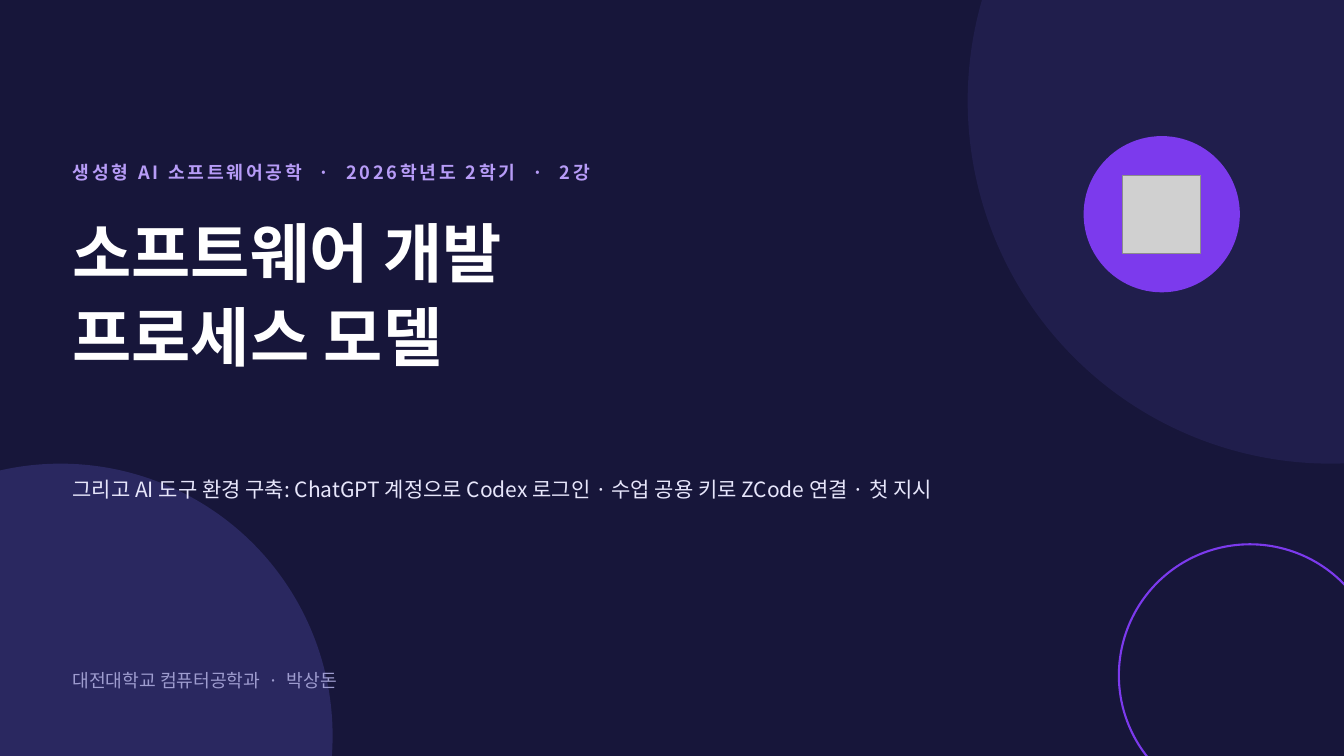
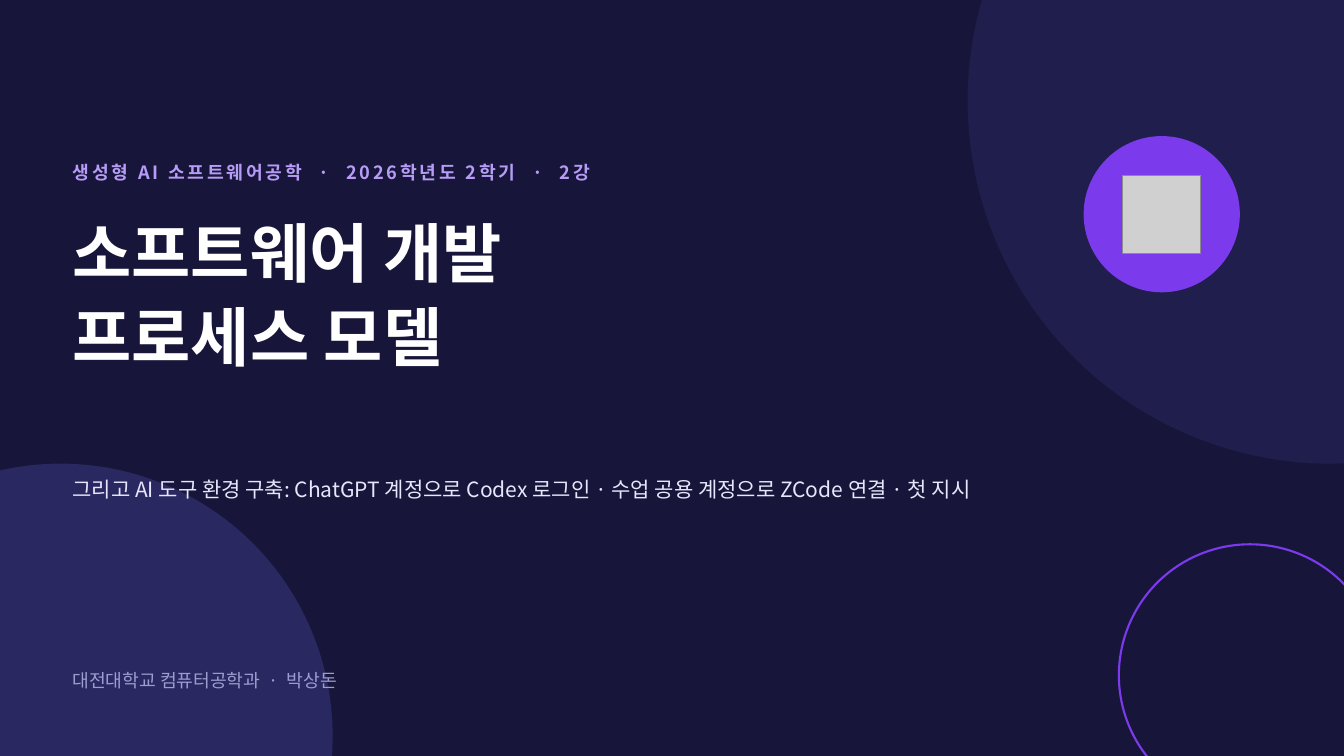
Before and after one commit to Sangdon-Park/Sangdon-Park.github.io, a slide deck: slide 1 of data/생성형 AI 소프트웨어공학/생성형AI소프트웨어공학_2강.pptx. Drawn at 1344x756 pixels with LibreOffice and Linux fonts; fonts in the diff are those of the drawing; grey boxes stand for pictures. Boxes give left, top, right and bottom in pixels: in the first picture for what was removed or moved away, otherwise in the second. Text is boxed around its words. In the diff, an @@ line names an element or a change of style, - is before the commit and + after.

```diff
--- a/data/생성형 AI 소프트웨어공학/생성형AI소프트웨어공학_2강.pptx
+++ b/data/생성형 AI 소프트웨어공학/생성형AI소프트웨어공학_2강.pptx
@@ text at (73, 479, 971, 499): text changed @@
-그리고 AI 도구 환경 구축: ChatGPT 계정으로 Codex 로그인 · 수업 공용 키로 ZCode 연결 · 첫 지시
+그리고 AI 도구 환경 구축: ChatGPT 계정으로 Codex 로그인 · 수업 공용 계정으로 ZCode 연결 · 첫 지시
```
Also in this commit, not shown: 8 other slides changed, 13 other files.
